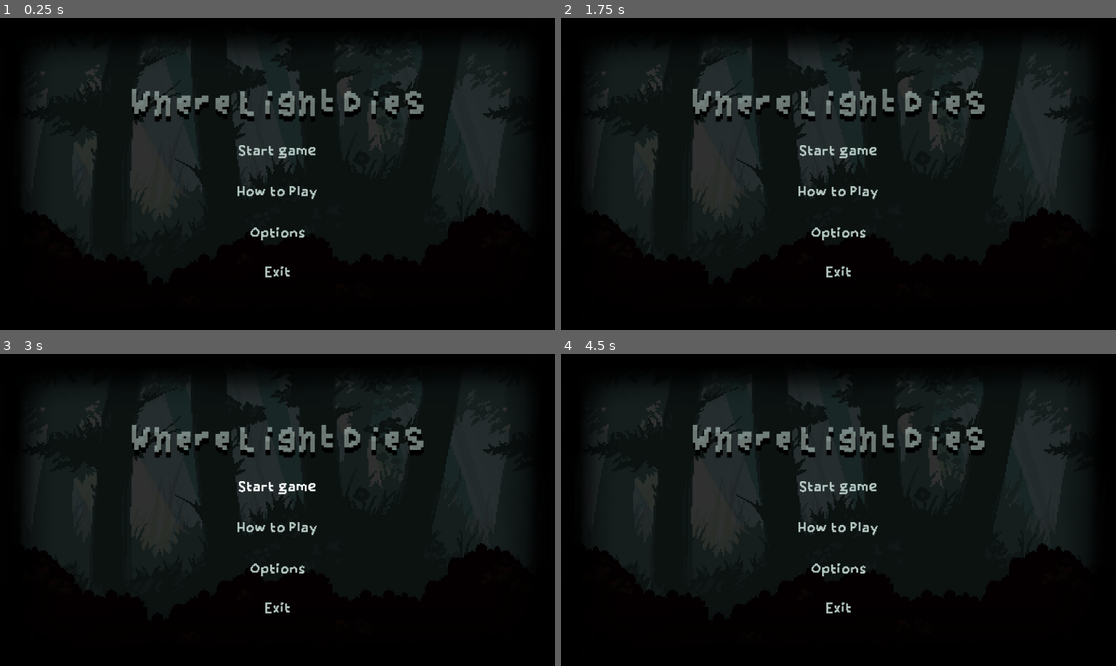
Above: before the commit, frames 1-4 (two rows, left to right).
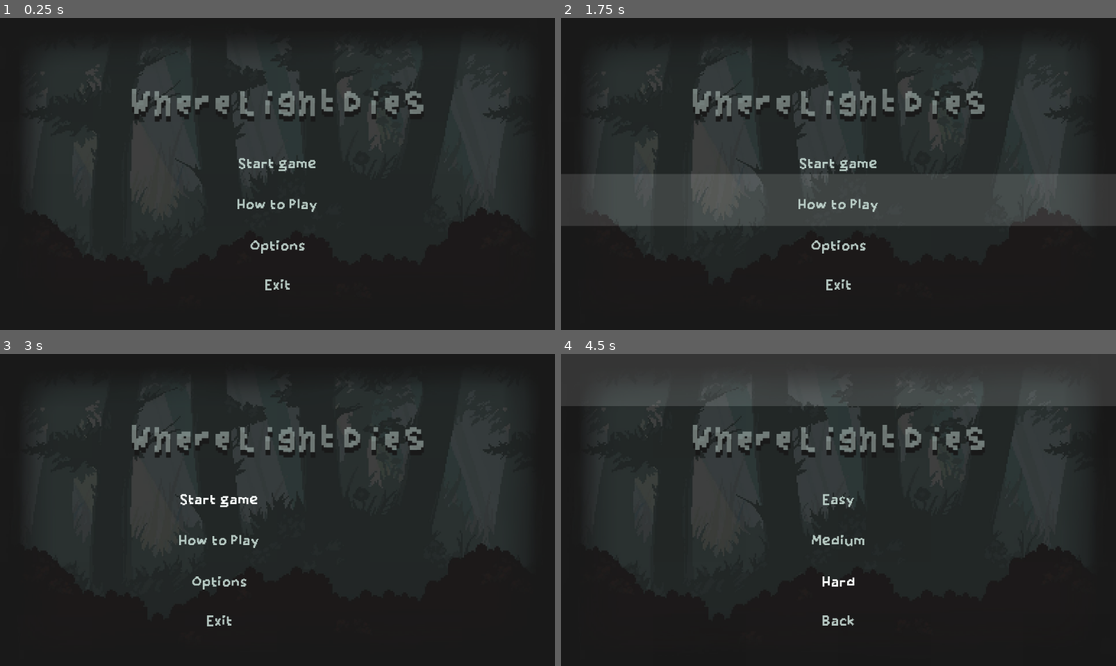
Above: after the commit, the same moments.

Repository: katie-allen2004/Collaborative-Maze-Explorer
Game: Godot game, scene res://start_menu.tscn
Same seed, same stepped clock (60 frames per second), same inputs: the game is played once before the commit and once after it.
Inputs (mouse positions are in pixels of both pictures, inside the frame that each line leads up to):
- Up to frame 1 (0.25 s): no input
- Up to frame 2 (1.75 s): click "How to Play" at 0.5 s; click "Back" at 1.25 s
- Up to frame 3 (3 s): click "Options" at 2 s; click "Start game" at 2.75 s
- Up to frame 4 (4.5 s): click (860, 541) at 3.5 s, where only the run after the commit has a clickable "Medium"; click (838, 581) at 4.25 s, where only the run after the commit has a clickable "Hard"

The runs differ from the first frame. In frame 1, 39% of the frame differs, in the area x 0-100%, y 0-100%; in frame 2, 52%; in frame 3, 36%; in frame 4, 44%.
Error after the commit: Attempt to call function 'play' in base 'null instance' on a null instance. (res://start_menu.gd:35)

Commit message:
Difficulty screen UI
- Added glitch animation to start screen
- Added separate start menu states, startmenu and difficultymenu
- Added tweening between states
- Easy, medium, and hard buttons are not yet linked to level states

Diff:
--- a/start_menu.gd
+++ b/start_menu.gd
@@ -1,11 +1,35 @@
 extends Control
 
+@onready var start_menu = $StartMenu
+@onready var difficulty_menu = $DifficultyMenu
+
+var menu_width := 1152.0
+var is_transitioning := false
+
+func _ready():
+	start_menu.position = Vector2(0, 0)
+	difficulty_menu.position = Vector2(menu_width, 0)
 
 # Called when the node enters the scene tree for the first time.
 
-func _on_start_game_pressed() -> void:
-	$click.play()
-	get_tree().change_scene_to_file("res://EndlessFog.tscn")
+func _on_start_game_pressed():
+	if is_transitioning:
+		return
+	is_transitioning = true
+
+	var tween = create_tween()
+	tween.set_parallel(true)
+	tween.set_trans(Tween.TRANS_QUAD)
+	tween.set_ease(Tween.EASE_IN_OUT)
+
+	tween.tween_property(start_menu, "position:x", -menu_width, 0.8)
+	tween.tween_property(difficulty_menu, "position:x", 0, 0.8)
+
+	tween.finished.connect(func():
+		is_transitioning = false
+	)
+	# $click.play()
+	# get_tree().change_scene_to_file("res://WhereLightDies.tscn")
 
 func _on_options_pressed() -> void:
 	$click.play()
@@ -18,3 +42,33 @@
 
 func _on_how_to_play_pressed() -> void:
 	get_tree().change_scene_to_file("res://HowToPlay.tscn")
+
+
+func _on_easy_pressed() -> void:
+	pass # Replace with function body.
+
+
+func _on_medium_pressed() -> void:
+	pass # Replace with function body.
+
+
+func _on_hard_pressed() -> void:
+	pass # Replace with function body.
+
+
+func _on_back_pressed() -> void:
+	if is_transitioning:
+		return
+	is_transitioning = true
+
+	var tween = create_tween()
+	tween.set_parallel(true)
+	tween.set_trans(Tween.TRANS_QUAD)
+	tween.set_ease(Tween.EASE_IN_OUT)
+
+	tween.tween_property(difficulty_menu, "position:x", menu_width, 0.8)
+	tween.tween_property(start_menu, "position:x", 0, 0.8)
+
+	tween.finished.connect(func():
+		is_transitioning = false
+	) # Replace with function body.
--- /dev/null
+++ b/start_menu.gdshader
@@ -0,0 +1,25 @@
+shader_type canvas_item;
+
+uniform sampler2D noise_tex : source_color;
+
+uniform float opacity : hint_range(0.0, 1.0) = 0.15;
+uniform float pixel_size = 10.0;
+uniform float noise_scale = 3.0;
+
+void fragment() {
+    float t = TIME;
+
+    vec2 uv = floor(UV * pixel_size) / pixel_size;
+
+    vec2 noise_uv = fract(uv * noise_scale + vec2(t * 0.05, t * 0.08));
+    float n = texture(noise_tex, noise_uv).r;
+
+    float rows = step(0.75, sin(uv.y * 80.0 + t * 10.0) * 0.5 + 0.5);
+    float blocks = step(0.65, texture(noise_tex, fract(vec2(uv.y * 2.0, t * 0.15))).r);
+
+    float glitch = rows * blocks;
+
+    vec3 col = vec3(n * 0.7 + glitch * 0.5);
+
+    COLOR = vec4(col, opacity);
+}
--- a/start_menu.tscn
+++ b/start_menu.tscn
@@ -2,13 +2,21 @@
 
 [ext_resource type="Texture2D" uid="uid://bwory1mq2uwph" path="res://assets/temp-start-screen-bg.jpg" id="1_jwbto"]
 [ext_resource type="Script" uid="uid://bgbxcp4peephy" path="res://start_menu.gd" id="1_v2mkm"]
-[ext_resource type="AudioStream" uid="uid://dy8tdi0n5xqad" path="res://audio/Original 8-Bit Music_ Spooky Theme.mp3" id="2_ctwoq"]
 [ext_resource type="FontFile" uid="uid://bpo13w6vrdn4t" path="res://assets/sd_auto_pilot.ttf" id="2_ia0g5"]
 [ext_resource type="FontFile" uid="uid://jira6kbjcahw" path="res://assets/Qaaxee.ttf" id="2_vpdu5"]
+[ext_resource type="Shader" uid="uid://bntntrcpunauo" path="res://start_menu.gdshader" id="5_ctwoq"]
+[ext_resource type="Texture2D" uid="uid://ji5l4yu4o235" path="res://noise_tex.png" id="6_ppfnh"]
 
 [sub_resource type="StyleBoxTexture" id="StyleBoxTexture_ia0g5"]
 texture = ExtResource("1_jwbto")
 modulate_color = Color(0.40392157, 0.40392157, 0.40392157, 1)
+
+[sub_resource type="ShaderMaterial" id="ShaderMaterial_ctwoq"]
+shader = ExtResource("5_ctwoq")
+shader_parameter/noise_tex = ExtResource("6_ppfnh")
+shader_parameter/opacity = 0.22
+shader_parameter/pixel_size = 6.0
+shader_parameter/noise_scale = 3.0
 
 [sub_resource type="StyleBoxEmpty" id="StyleBoxEmpty_ia0g5"]
 
@@ -31,7 +39,7 @@
 shadow_size = 1
 shadow_offset = Vector2(0, 3.41)
 
-[node name="StartMenu" type="Control" unique_id=304694012]
+[node name="MainMenu" type="Control" unique_id=304694012]
 layout_mode = 3
 anchors_preset = 15
 anchor_right = 1.0
@@ -40,13 +48,7 @@
 grow_vertical = 2
 script = ExtResource("1_v2mkm")
 
-[node name="click" type="AudioStreamPlayer" parent="." unique_id=1490807961]
-
-[node name="BGM" type="AudioStreamPlayer" parent="." unique_id=2079630390]
-stream = ExtResource("2_ctwoq")
-autoplay = true
-
-[node name="Panel" type="Panel" parent="." unique_id=1400252301]
+[node name="BG-Panel" type="Panel" parent="." unique_id=1400252301]
 layout_mode = 1
 anchors_preset = 15
 anchor_right = 1.0
@@ -55,66 +57,7 @@
 grow_vertical = 2
 theme_override_styles/panel = SubResource("StyleBoxTexture_ia0g5")
 
-[node name="VBoxContainer" type="VBoxContainer" parent="." unique_id=693685247]
-layout_mode = 1
-anchors_preset = 7
-anchor_left = 0.5
-anchor_top = 1.0
-anchor_right = 0.5
-anchor_bottom = 1.0
-offset_left = -154.0
-offset_top = -352.0
-offset_right = 154.0
-offset_bottom = -105.0
-grow_horizontal = 2
-grow_vertical = 0
-theme_override_constants/separation = 50
-
-[node name="Start Game" type="Button" parent="VBoxContainer" unique_id=795669481]
-layout_mode = 2
-theme_override_colors/font_color = Color(0.78039217, 0.8627451, 0.8352941, 0.89411765)
-theme_override_colors/font_pressed_color = Color(0.32064736, 0.42509598, 0.39246023, 0.89411765)
-theme_override_colors/font_hover_color = Color(0.9706598, 0.9820772, 0.9781336, 1)
-theme_override_fonts/font = ExtResource("2_vpdu5")
-theme_override_font_sizes/font_size = 30
-theme_override_styles/normal = SubResource("StyleBoxEmpty_ia0g5")
-text = "Start game"
-flat = true
-
-[node name="HowToPlay" type="Button" parent="VBoxContainer" unique_id=188835778]
-custom_minimum_size = Vector2(200, 40)
-layout_mode = 2
-theme_override_colors/font_color = Color(0.78039217, 0.8627451, 0.8352941, 0.89411765)
-theme_override_colors/font_pressed_color = Color(0.32156864, 0.42352942, 0.39215687, 0.89411765)
-theme_override_colors/font_hover_color = Color(0.972549, 0.98039216, 0.9764706, 1)
-theme_override_fonts/font = ExtResource("2_vpdu5")
-theme_override_font_sizes/font_size = 30
-theme_override_styles/normal = SubResource("StyleBoxEmpty_ctwoq")
-text = "How to Play"
-
-[node name="Options" type="Button" parent="VBoxContainer" unique_id=1291739087]
-layout_mode = 2
-theme_override_colors/font_color = Color(0.78039217, 0.8627451, 0.8352941, 0.89411765)
-theme_override_colors/font_pressed_color = Color(0.32156864, 0.42352942, 0.39215687, 0.89411765)
-theme_override_colors/font_hover_color = Color(0.972549, 0.98039216, 0.9764706, 1)
-theme_override_fonts/font = ExtResource("2_vpdu5")
-theme_override_font_sizes/font_size = 30
-theme_override_styles/normal = SubResource("StyleBoxEmpty_vpdu5")
-text = "Options"
-flat = true
-
-[node name="Exit" type="Button" parent="VBoxContainer" unique_id=1582585032]
-layout_mode = 2
-theme_override_colors/font_color = Color(0.78039217, 0.8627451, 0.8352941, 0.89411765)
-theme_override_colors/font_pressed_color = Color(0.32156864, 0.42352942, 0.39215687, 0.89411765)
-theme_override_colors/font_hover_color = Color(0.972549, 0.98039216, 0.9764706, 1)
-theme_override_fonts/font = ExtResource("2_vpdu5")
-theme_override_font_sizes/font_size = 30
-theme_override_styles/normal = SubResource("StyleBoxFlat_ndybt")
-text = "Exit"
-flat = true
-
-[node name="Label" type="Label" parent="." unique_id=1514187533]
+[node name="Title-Label" type="Label" parent="." unique_id=1514187533]
 layout_mode = 1
 anchors_preset = 8
 anchor_left = 0.5
@@ -135,7 +78,157 @@
 text = "Where Light Dies"
 horizontal_alignment = 1
 
-[connection signal="pressed" from="VBoxContainer/Start Game" to="." method="_on_start_game_pressed"]
-[connection signal="pressed" from="VBoxContainer/HowToPlay" to="." method="_on_how_to_play_pressed"]
-[connection signal="pressed" from="VBoxContainer/Options" to="." method="_on_options_pressed"]
-[connection signal="pressed" from="VBoxContainer/Exit" to="." method="_on_exit_pressed"]
+[node name="GlitchTex-ColorRect" type="ColorRect" parent="." unique_id=1421959115]
+material = SubResource("ShaderMaterial_ctwoq")
+layout_mode = 1
+anchors_preset = 15
+anchor_right = 1.0
+anchor_bottom = 1.0
+grow_horizontal = 2
+grow_vertical = 2
+mouse_filter = 2
+
+[node name="StartMenu" type="Control" parent="." unique_id=976452338]
+anchors_preset = 0
+offset_right = 40.0
+offset_bottom = 40.0
+
+[node name="click" type="AudioStreamPlayer" parent="StartMenu" unique_id=1490807961]
+
+[node name="BGM" type="AudioStreamPlayer" parent="StartMenu" unique_id=2079630390]
+autoplay = true
+
+[node name="StartMenuOptions-VBox" type="VBoxContainer" parent="StartMenu" unique_id=693685247]
+layout_mode = 1
+anchors_preset = 7
+anchor_left = 0.5
+anchor_top = 1.0
+anchor_right = 0.5
+anchor_bottom = 1.0
+offset_left = 402.0
+offset_top = 247.0
+offset_right = 710.0
+offset_bottom = 530.0
+grow_horizontal = 2
+grow_vertical = 0
+theme_override_constants/separation = 50
+
+[node name="Start Game" type="Button" parent="StartMenu/StartMenuOptions-VBox" unique_id=795669481]
+layout_mode = 2
+theme_override_colors/font_color = Color(0.78039217, 0.8627451, 0.8352941, 0.89411765)
+theme_override_colors/font_pressed_color = Color(0.32064736, 0.42509598, 0.39246023, 0.89411765)
+theme_override_colors/font_hover_color = Color(0.9706598, 0.9820772, 0.9781336, 1)
+theme_override_fonts/font = ExtResource("2_vpdu5")
+theme_override_font_sizes/font_size = 30
+theme_override_styles/normal = SubResource("StyleBoxEmpty_ia0g5")
+text = "Start game"
+flat = true
+
+[node name="HowToPlay" type="Button" parent="StartMenu/StartMenuOptions-VBox" unique_id=188835778]
+custom_minimum_size = Vector2(200, 40)
+layout_mode = 2
+theme_override_colors/font_color = Color(0.78039217, 0.8627451, 0.8352941, 0.89411765)
+theme_override_colors/font_pressed_color = Color(0.32156864, 0.42352942, 0.39215687, 0.89411765)
+theme_override_colors/font_hover_color = Color(0.972549, 0.98039216, 0.9764706, 1)
+theme_override_fonts/font = ExtResource("2_vpdu5")
+theme_override_font_sizes/font_size = 30
+theme_override_styles/normal = SubResource("StyleBoxEmpty_ctwoq")
+text = "How to Play"
+flat = true
+
+[node name="Options" type="Button" parent="StartMenu/StartMenuOptions-VBox" unique_id=1291739087]
+layout_mode = 2
+theme_override_colors/font_color = Color(0.78039217, 0.8627451, 0.8352941, 0.89411765)
+theme_override_colors/font_pressed_color = Color(0.32156864, 0.42352942, 0.39215687, 0.89411765)
+theme_override_colors/font_hover_color = Color(0.972549, 0.98039216, 0.9764706, 1)
+theme_override_fonts/font = ExtResource("2_vpdu5")
+theme_override_font_sizes/font_size = 30
+theme_override_styles/normal = SubResource("StyleBoxEmpty_vpdu5")
+text = "Options"
+flat = true
+
+[node name="Exit" type="Button" parent="StartMenu/StartMenuOptions-VBox" unique_id=1582585032]
+layout_mode = 2
+theme_override_colors/font_color = Color(0.78039217, 0.8627451, 0.8352941, 0.89411765)
+theme_override_colors/font_pressed_color = Color(0.32156864, 0.42352942, 0.39215687, 0.89411765)
+theme_override_colors/font_hover_color = Color(0.972549, 0.98039216, 0.9764706, 1)
+theme_override_fonts/font = ExtResource("2_vpdu5")
+theme_override_font_sizes/font_size = 30
+theme_override_styles/normal = SubResource("StyleBoxFlat_ndybt")
+text = "Exit"
+flat = true
+
+[node name="DifficultyMenu" type="Control" parent="." unique_id=1564908140]
+anchors_preset = 0
+offset_right = 40.0
+offset_bottom = 40.0
+
+[node name="DifficultyOptions-VBox" type="VBoxContainer" parent="DifficultyMenu" unique_id=1001526426]
+layout_mode = 1
+anchors_preset = 7
+anchor_left = 0.5
+anchor_top = 1.0
+anchor_right = 0.5
+anchor_bottom = 1.0
+offset_left = 402.0
+offset_top = 247.0
+offset_right = 710.0
+offset_bottom = 530.0
+grow_horizontal = 2
+grow_vertical = 0
+theme_override_constants/separation = 50
+
+[node name="Easy" type="Button" parent="DifficultyMenu/DifficultyOptions-VBox" unique_id=829829466]
+layout_mode = 2
+theme_override_colors/font_color = Color(0.78039217, 0.8627451, 0.8352941, 0.89411765)
+theme_override_colors/font_pressed_color = Color(0.32064736, 0.42509598, 0.39246023, 0.89411765)
+theme_override_colors/font_hover_color = Color(0.9706598, 0.9820772, 0.9781336, 1)
+theme_override_fonts/font = ExtResource("2_vpdu5")
+theme_override_font_sizes/font_size = 30
+theme_override_styles/normal = SubResource("StyleBoxEmpty_ia0g5")
+action_mode = 0
+text = "Easy"
+flat = true
+
+[node name="Medium" type="Button" parent="DifficultyMenu/DifficultyOptions-VBox" unique_id=394536886]
+custom_minimum_size = Vector2(200, 40)
+layout_mode = 2
+theme_override_colors/font_color = Color(0.78039217, 0.8627451, 0.8352941, 0.89411765)
+theme_override_colors/font_pressed_color = Color(0.32156864, 0.42352942, 0.39215687, 0.89411765)
+theme_override_colors/font_hover_color = Color(0.972549, 0.98039216, 0.9764706, 1)
+theme_override_fonts/font = ExtResource("2_vpdu5")
+theme_override_font_sizes/font_size = 30
+theme_override_styles/normal = SubResource("StyleBoxEmpty_ctwoq")
+text = "Medium"
+flat = true
+
+[node name="Hard" type="Button" parent="DifficultyMenu/DifficultyOptions-VBox" unique_id=1552094422]
+layout_mode = 2
+theme_override_colors/font_color = Color(0.78039217, 0.8627451, 0.8352941, 0.89411765)
+theme_override_colors/font_pressed_color = Color(0.32156864, 0.42352942, 0.39215687, 0.89411765)
+theme_override_colors/font_hover_color = Color(0.972549, 0.98039216, 0.9764706, 1)
+theme_override_fonts/font = ExtResource("2_vpdu5")
+theme_override_font_sizes/font_size = 30
+theme_override_styles/normal = SubResource("StyleBoxEmpty_vpdu5")
+text = "Hard"
+flat = true
+
+[node name="Back" type="Button" parent="DifficultyMenu/DifficultyOptions-VBox" unique_id=1896718882]
+layout_mode = 2
+theme_override_colors/font_color = Color(0.78039217, 0.8627451, 0.8352941, 0.89411765)
+theme_override_colors/font_pressed_color = Color(0.32156864, 0.42352942, 0.39215687, 0.89411765)
+theme_override_colors/font_hover_color = Color(0.972549, 0.98039216, 0.9764706, 1)
+theme_override_fonts/font = ExtResource("2_vpdu5")
+theme_override_font_sizes/font_size = 30
+theme_override_styles/normal = SubResource("StyleBoxFlat_ndybt")
+text = "Back"
+flat = true
+
+[connection signal="pressed" from="StartMenu/StartMenuOptions-VBox/Start Game" to="." method="_on_start_game_pressed"]
+[connection signal="pressed" from="StartMenu/StartMenuOptions-VBox/HowToPlay" to="." method="_on_how_to_play_pressed"]
+[connection signal="pressed" from="StartMenu/StartMenuOptions-VBox/Options" to="." method="_on_options_pressed"]
+[connection signal="pressed" from="StartMenu/StartMenuOptions-VBox/Exit" to="." method="_on_exit_pressed"]
+[connection signal="pressed" from="DifficultyMenu/DifficultyOptions-VBox/Easy" to="." method="_on_easy_pressed"]
+[connection signal="pressed" from="DifficultyMenu/DifficultyOptions-VBox/Medium" to="." method="_on_medium_pressed"]
+[connection signal="pressed" from="DifficultyMenu/DifficultyOptions-VBox/Hard" to="." method="_on_hard_pressed"]
+[connection signal="pressed" from="DifficultyMenu/DifficultyOptions-VBox/Back" to="." method="_on_back_pressed"]
Binary file added: noise_tex.png
Not shown, added: noise_tex.png.import
Not shown, added: start_menu.gdshader.uid
